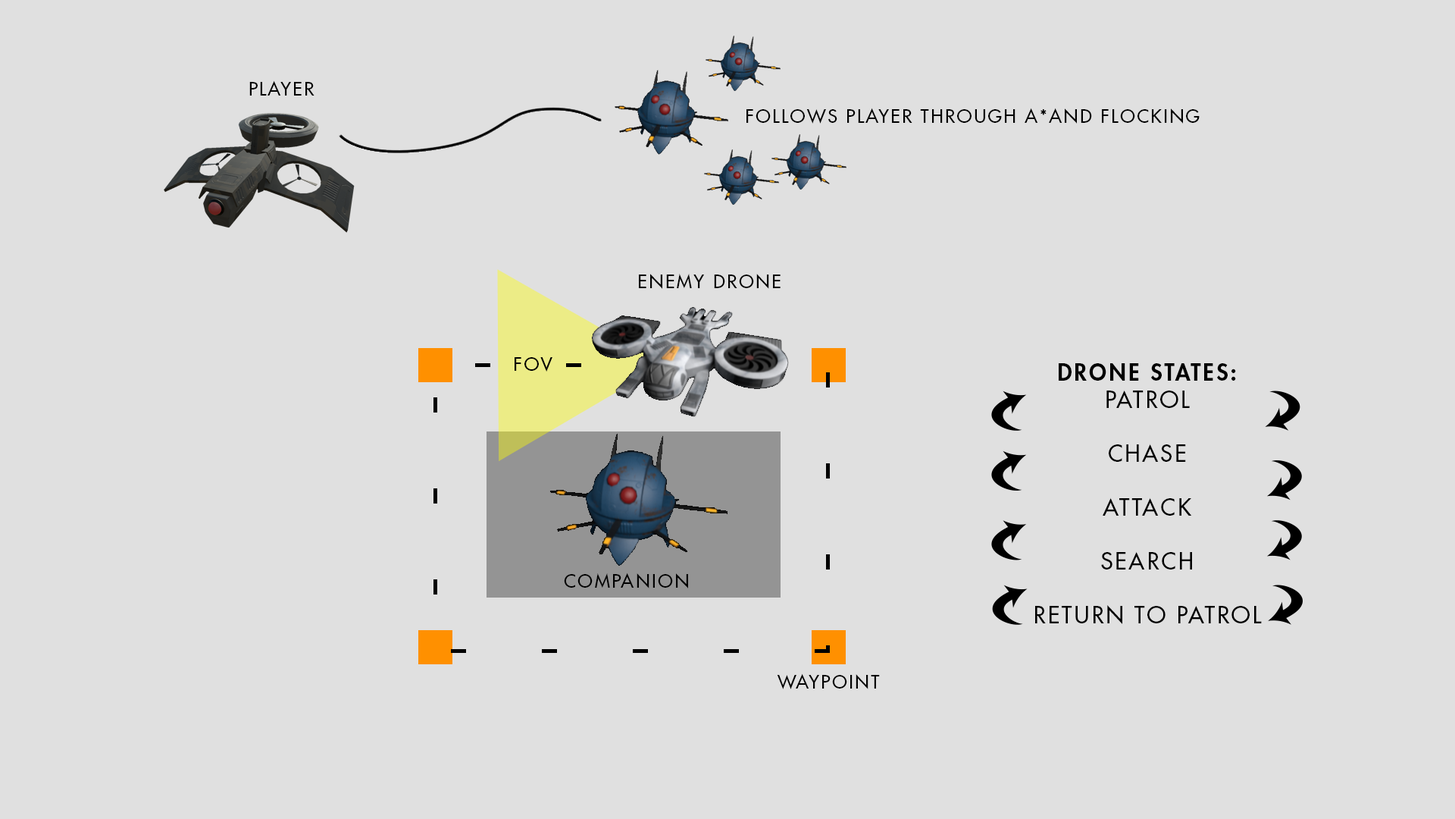
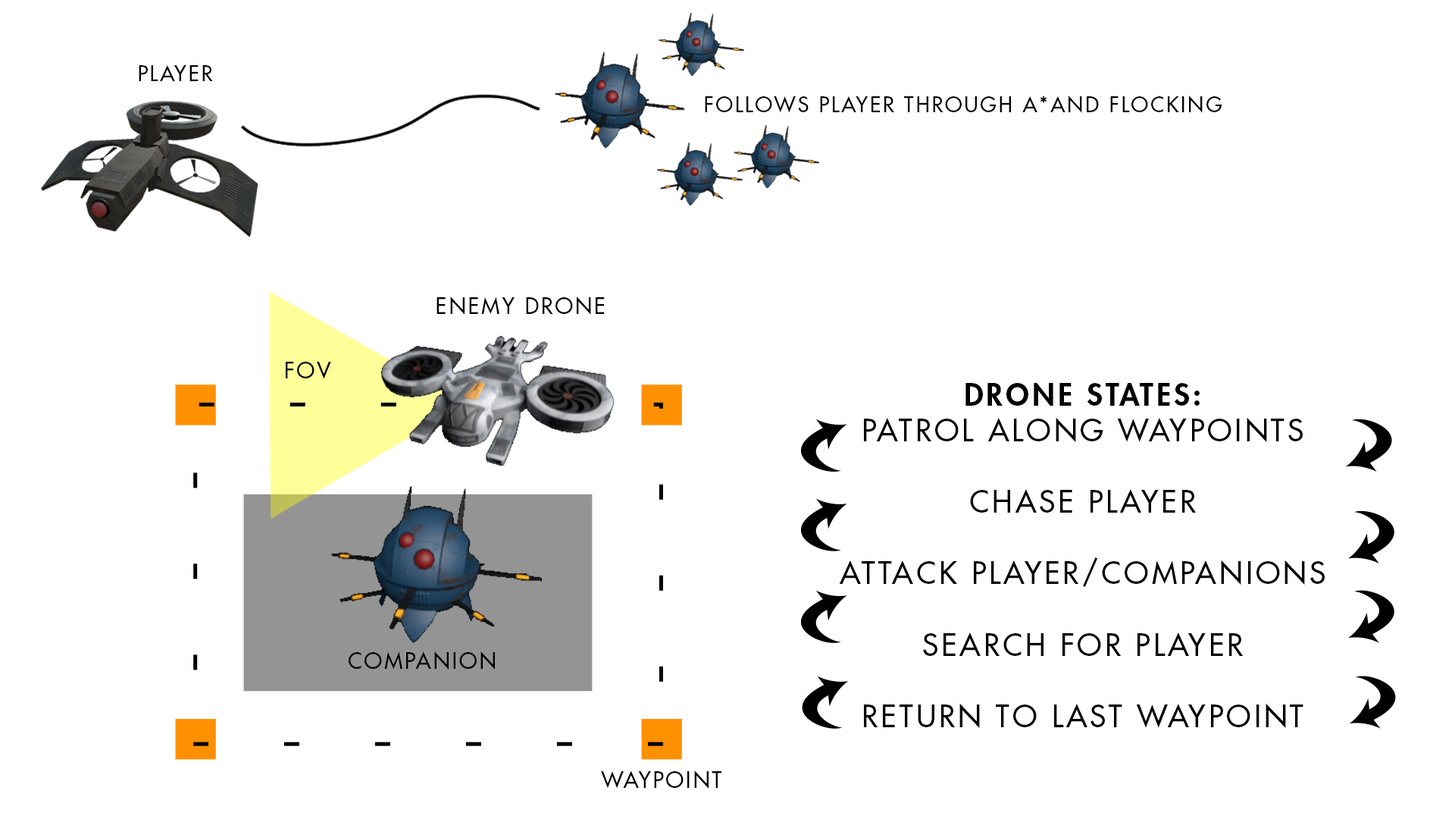
Comparing the layer stacks of the two 1455×819 images. Changes:
painted on "Layer 3" over [40,100,355,238]
painted on "Follows player through A*and Flocking" over [704,95,1222,124]
painted on "Layer 2 copy 4" over [239,93,847,190]
painted on "Layer 2 copy" over [554,51,729,155]
painted on "Layer 2" over [329,432,729,644]
painted on "Layer 1" over [380,306,790,467]
painted on "Waypoint" over [601,673,881,789]
painted on "Enemy Drone" over [436,273,781,315]
painted on "companion" over [348,572,689,670]
renamed "Drone States: patrol Chase Attack Search Return to Patrol" to "Drone States: patrol Along Waypoints Chase Player Attack Play", painted on it over [839,363,1325,729]
painted on "Rectangle 2" over [193,363,830,746]
painted on "Polygon 2" over [269,269,665,520]
painted on "Rectangle 3 copy 3" over [641,347,846,426]
painted on "Rectangle 3 copy 2" over [641,629,846,760]
painted on "Rectangle 3 copy" over [175,629,453,760]
painted on "Rectangle 3" over [175,347,453,426]
painted on "Rectangle 1" over [243,431,781,692]
painted on "Arrow 19 1 copy 3" (1st of 3, in "arrows left") over [800,390,1028,472]
painted on "Arrow 19 1 copy 4" (1st of 2, in "arrows left") over [801,584,1028,729]
painted on "Arrow 19 1 copy 3" (2nd of 3, in "arrows left") over [800,450,1028,552]
painted on "Arrow 19 1 copy 3" (3rd of 3, in "arrows left") over [800,519,1028,643]
painted on "Arrow 19 1 copy 4" (2nd of 2, in "arrows right") over [1268,584,1397,729]
painted on "Arrow 19 1 copy 2" over [1267,519,1395,643]
renamed "Background" to "Layer 0", painted on it over [0,0,1455,819]
…and 6 more changes (6 painted)
